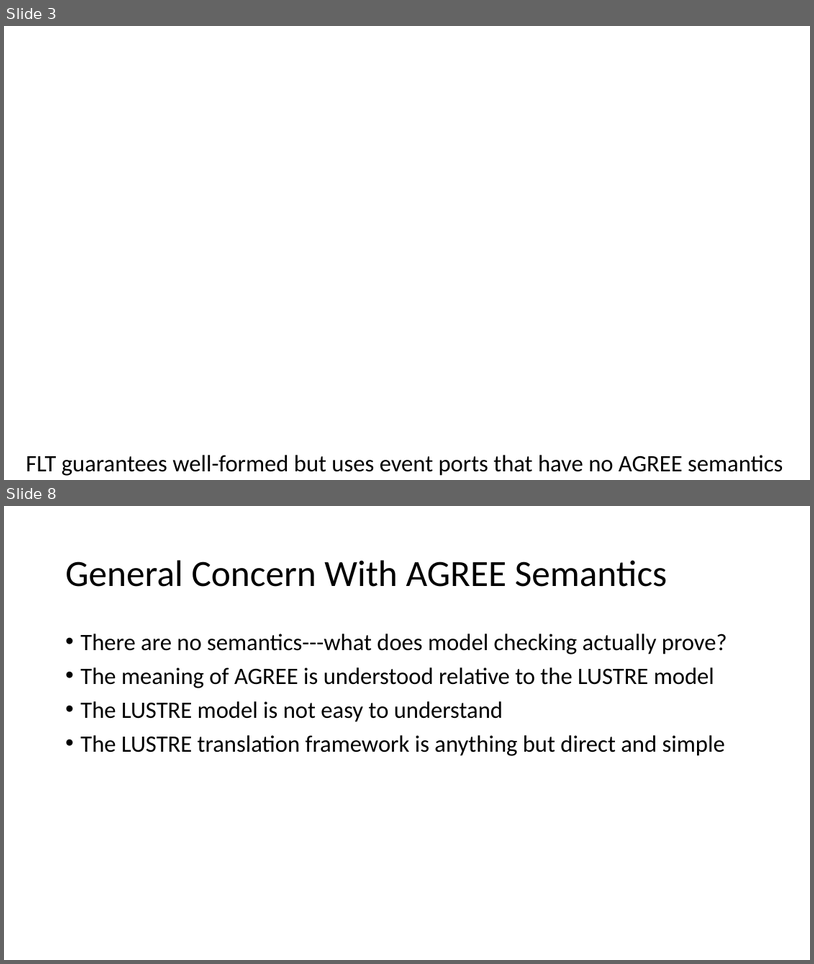
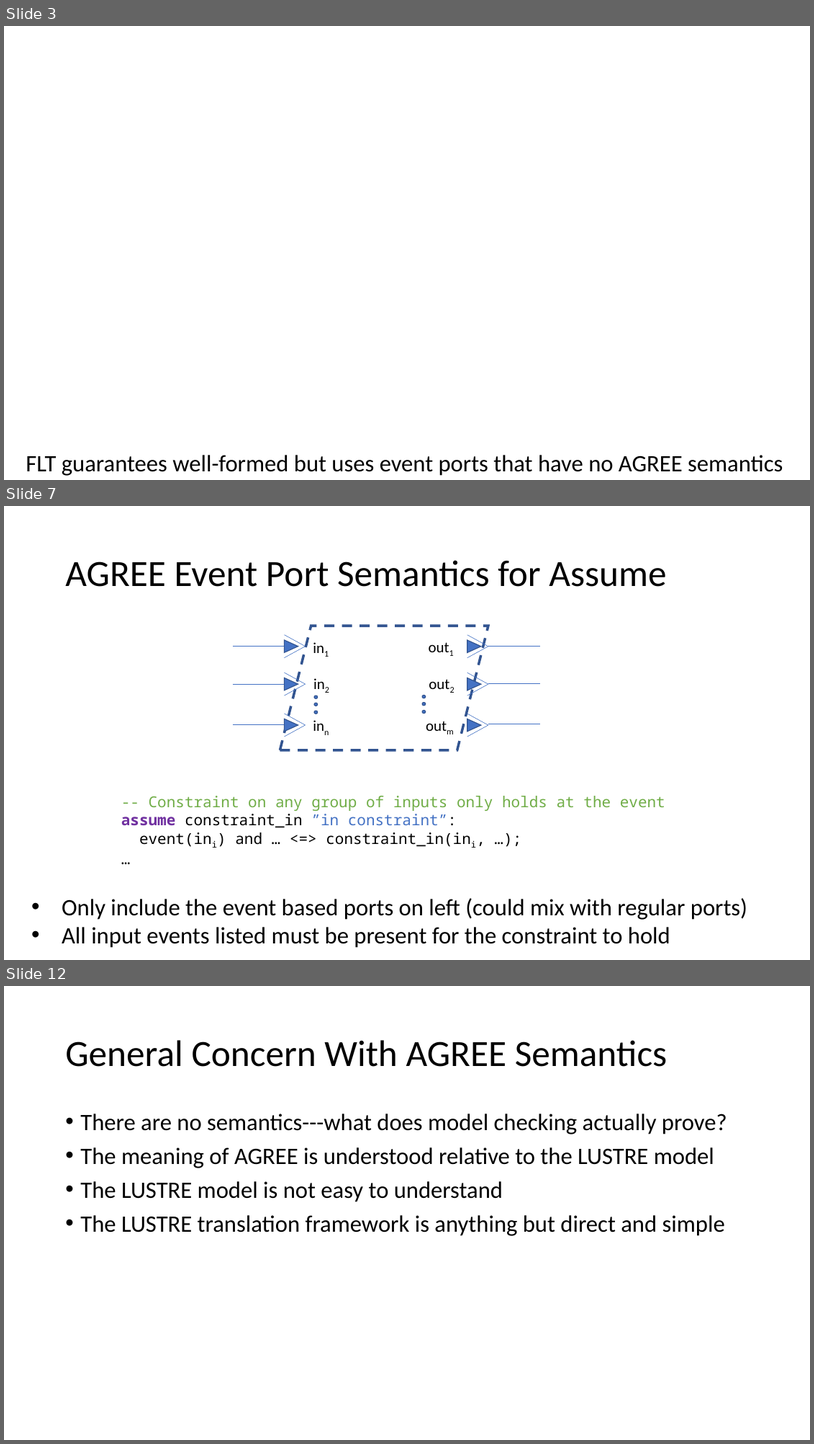
Before and after one commit to loonwerks/CASE, a slide deck: TA2/AGREE_event_ports/agree_event_semantics.pptx. Shown one above the other, each under a label of ours: slides 3 and 8 before the commit, slides 3, 7 and 12 after it; the slides between them are not shown. The pictures are 814x964 and 814x1444 pixels, drawn with LibreOffice and Linux fonts; fonts in the diff are those of the drawing; background and template pictures are left out. Boxes give left, top, right and bottom in pixels: in the first picture for what was removed or moved away, otherwise in the second. Text is boxed around its words. In the diff, an @@ line names an element or a change of style, - is before the commit and + after.

Commit message:
Add event models and assume semantics

```diff
--- a/TA2/AGREE_event_ports/agree_event_semantics.pptx
+++ b/TA2/AGREE_event_ports/agree_event_semantics.pptx
@@ slide 7 added at <box>4,506,810,960</box>, background #FFFFFF @@
@@ title added at <box>65,560,666,587</box>, 44 pt, text #000000 @@
+AGREE Event Port Semantics for Assume
@@ group added at <box>233,626,540,750</box>: 18 lines, 6 triangles, 6 texts, 6 ellipses, 1 parallelogram @@
+in1
+in2
+inn
+out1
+out2
+outm
@@ text added at <box>121,795,666,847</box>, 18 pt, text #000000 @@
+-- Constraint on any group of inputs only holds at the event
+assume constraint_in ”in constraint”:
+event(ini) and … <=> constraint_in(ini, …);
+…
@@ text added at <box>62,898,748,947</box>, 28 pt, text #000000 @@
+• Only include the event based ports on left (could mix with regular ports)
+• All input events listed must be present for the constraint to hold
@@ what was slide 8 is now slide 12 @@
```
Also in this commit, not shown: 4 slides changed, 4 other slides added, 4 other files.
